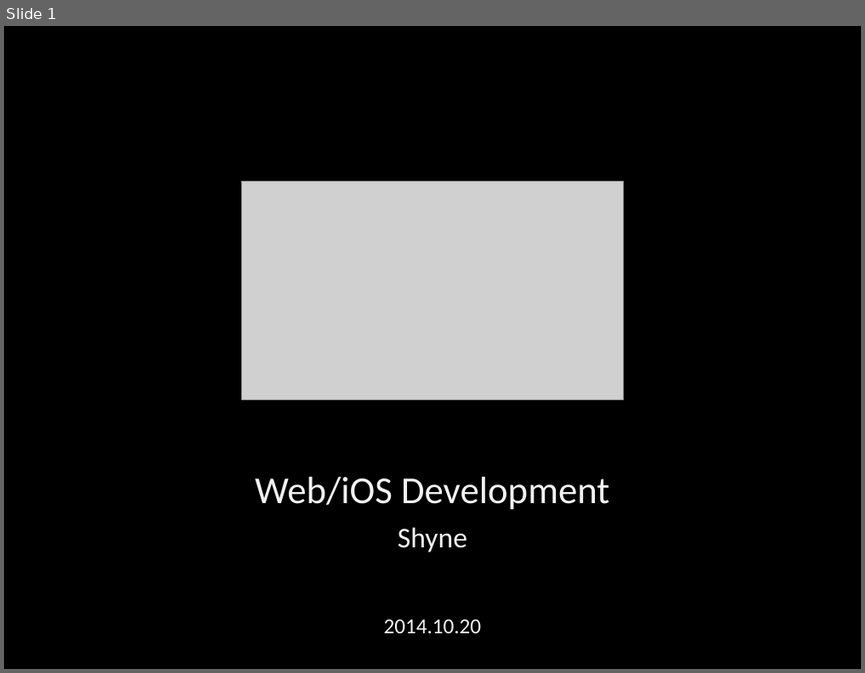
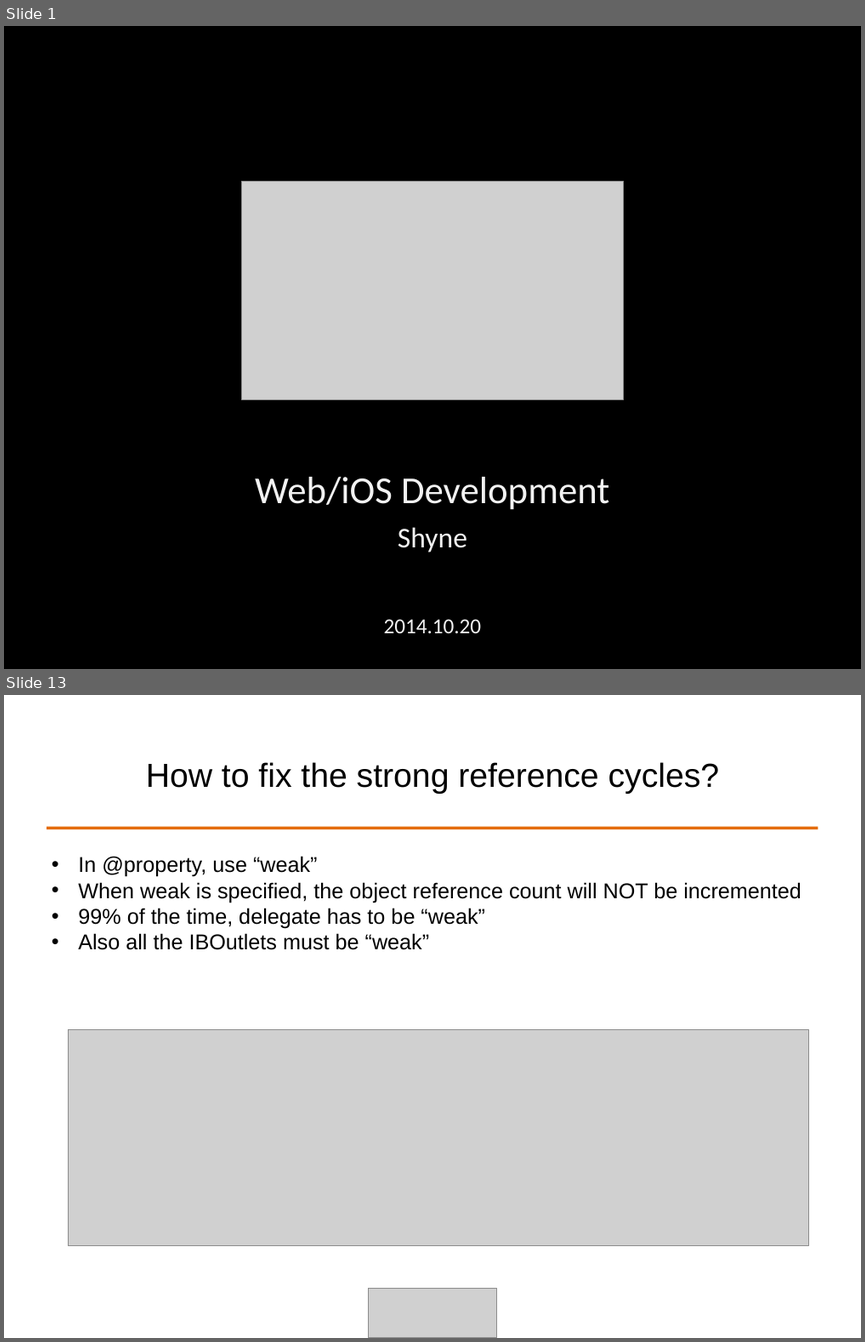
Before and after one commit to ALPHACamp/Camp-3-iOS-Dev, a slide deck: Class presentation/Week3 - Shyne/10-20-2014.ppt. Shown one above the other, each under a label of ours: slide 1 before the commit, slides 1 and 13 after it; the slides between them are not shown. The pictures are 865x673 and 865x1342 pixels, drawn with LibreOffice and Linux fonts; fonts in the diff are those of the drawing; grey boxes stand for pictures. Boxes give left, top, right and bottom in pixels: in the first picture for what was removed or moved away, otherwise in the second. Text is boxed around its words. In the diff, an @@ line names an element or a change of style, - is before the commit and + after.

```diff
--- a/Class presentation/Week3 - Shyne/10-20-2014.ppt
+++ b/Class presentation/Week3 - Shyne/10-20-2014.ppt
@@ slide 13 added at [4,695,861,1338], background #FFFFFF @@
@@ title added at [146,762,720,794], 28 pt, text #000000 @@
+How to fix the strong reference cycles?
@@ line added from (46, 828) to (818, 828), #E46C0A 2.49 pt @@
@@ text added at [78,856,801,950], 18 pt, text #000000 @@
+• In @property, use “weak”
+• When weak is specified, the object reference count will NOT be incremented
+• 99% of the time, delegate has to be “weak”
+• Also all the IBOutlets must be “weak”
@@ picture added at [69,1030,809,1245] @@
@@ picture added at [368,1288,497,1338] @@
```
Also in this commit, not shown: 37 other slides added, 7 slides removed, 3 other files.
